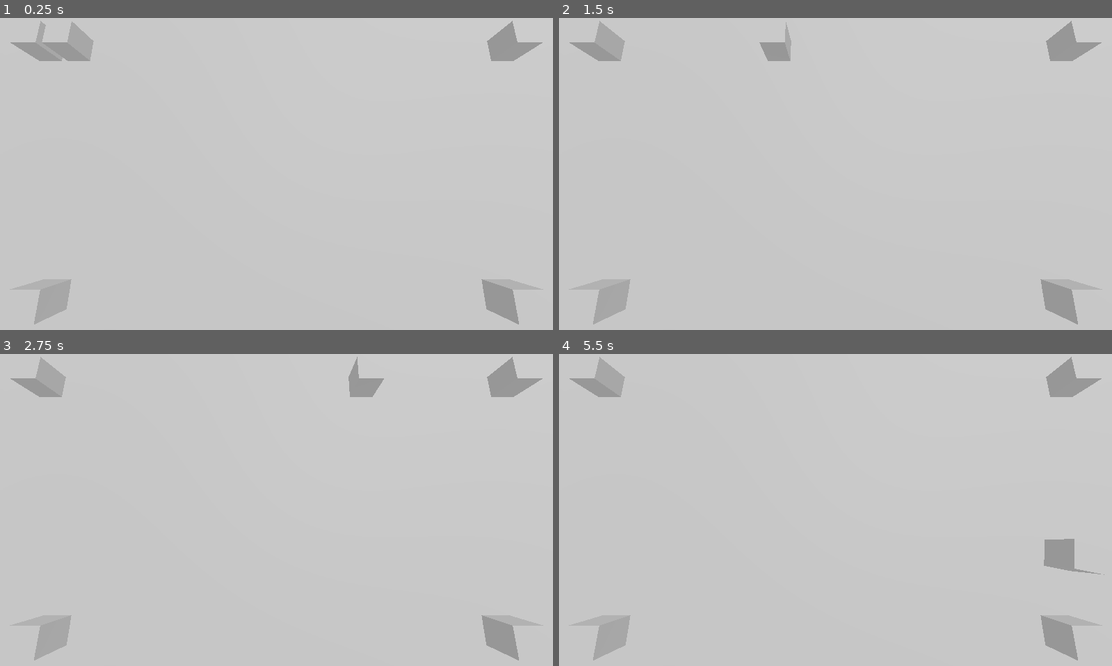
Above: before the commit, frames 1-4 (two rows, left to right).
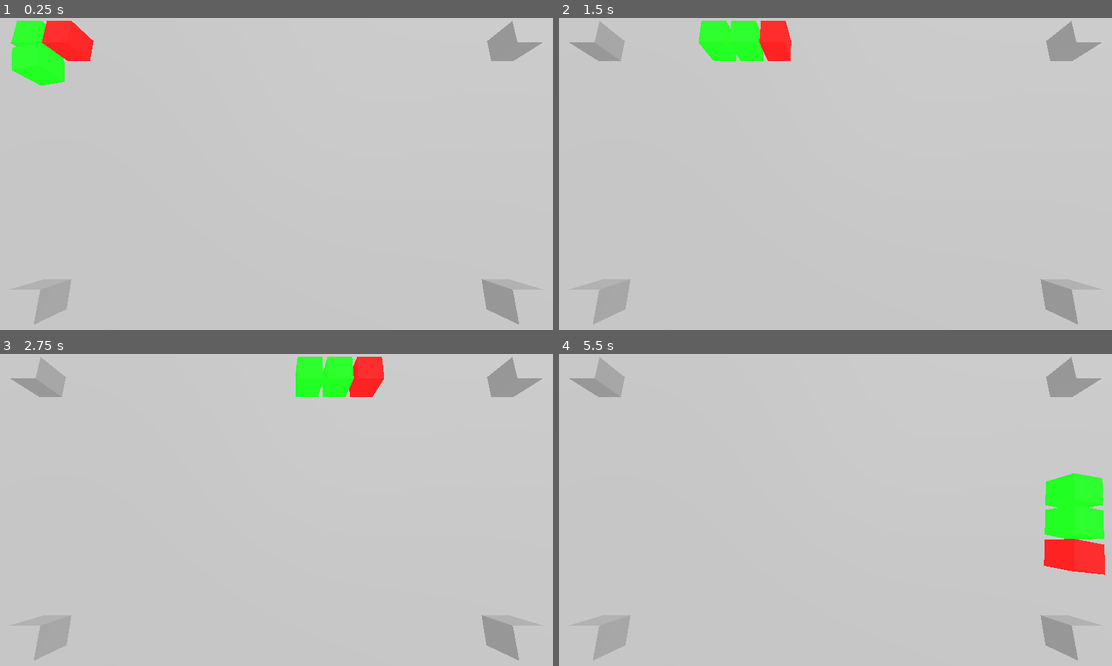
Above: after the commit, the same moments.

Repository: squirrelsoftcompany/LD54
Game: Godot game, scene res://_scenes/main.tscn
Two runs of this game, one before a commit and one after it. Both use one fixed random seed, a clock stepped at 60 frames per second and the inputs below.
Inputs:
- Up to frame 1 (0.25 s): no input
- Up to frame 2 (1.5 s): no input
- Up to frame 3 (2.75 s): no input
- Up to frame 4 (5.5 s): no input

The runs differ from the first frame. In frame 1, 2.3% of the frame differs, in the area x 2-17%, y 0-22%; in frame 2, 2.0%; in frame 3, 1.9%; in frame 4, 3.1%, in the area x 87-99%, y 38-71%.

Commit message:
train & wagons

Diff:
--- a/_scenes/main.tscn
+++ b/_scenes/main.tscn
@@ -1,4 +1,7 @@
-[gd_scene load_steps=8 format=3 uid="uid://u031l22bdaes"]
+[gd_scene load_steps=9 format=3 uid="uid://u031l22bdaes"]
+
+[ext_resource type="PackedScene" uid="uid://bo70n755f56k8" path="res://_scenes/nodes/train.tscn" id="1_4b0xy"]
+[ext_resource type="PackedScene" uid="uid://diyr61kdpr8fn" path="res://_scenes/nodes/wagon.tscn" id="2_l3b7c"]
 
 [sub_resource type="ProceduralSkyMaterial" id="ProceduralSkyMaterial_odkk1"]
 sky_top_color = Color(1, 1, 1, 1)
@@ -26,20 +29,6 @@
 "tilts": PackedFloat32Array(0, 0, 0, 0, 0)
 }
 point_count = 5
-
-[sub_resource type="GDScript" id="GDScript_khru8"]
-script/source = "extends PathFollow3D
-
-
-# Called when the node enters the scene tree for the first time.
-func _ready() -> void:
-	pass # Replace with function body.
-
-@export var speed : float = 10 # m/s
-# Called every frame. 'delta' is the elapsed time since the previous frame.
-func _process(delta: float) -> void:
-	progress += delta * speed;
-"
 
 [node name="Node3D" type="Node3D"]
 
@@ -76,12 +65,13 @@
 [node name="Path3D" type="Path3D" parent="."]
 curve = SubResource("Curve3D_fn3ir")
 
-[node name="PathFollow3D" type="PathFollow3D" parent="Path3D"]
+[node name="Train" parent="Path3D" instance=ExtResource("1_4b0xy")]
 transform = Transform3D(-4.37114e-08, 0, -1, 0, 1, 0, 1, 0, -4.37114e-08, -100, 0, -40)
-rotation_mode = 1
-script = SubResource("GDScript_khru8")
-speed = 50.0
 
-[node name="MeshInstance3D5" type="MeshInstance3D" parent="Path3D/PathFollow3D"]
-transform = Transform3D(10, 0, 0, 0, 10, 0, 0, 0, 10, 0, 5, 0)
-mesh = SubResource("BoxMesh_72xdt")
+[node name="Wagon" parent="Path3D" node_paths=PackedStringArray("pathFollowAhead") instance=ExtResource("2_l3b7c")]
+transform = Transform3D(-4.37114e-08, 0, -1, 0, 1, 0, 1, 0, -4.37114e-08, -100, 0, -40)
+pathFollowAhead = NodePath("../Train")
+
+[node name="Wagon2" parent="Path3D" node_paths=PackedStringArray("pathFollowAhead") instance=ExtResource("2_l3b7c")]
+transform = Transform3D(-4.37114e-08, 0, -1, 0, 1, 0, 1, 0, -4.37114e-08, -100, 0, -40)
+pathFollowAhead = NodePath("../Wagon")
--- /dev/null
+++ b/_scenes/nodes/train.tscn
@@ -0,0 +1,31 @@
+[gd_scene load_steps=4 format=3 uid="uid://bo70n755f56k8"]
+
+[ext_resource type="Material" uid="uid://bmvxgs0acpoba" path="res://models/red.tres" id="1_o3xro"]
+
+[sub_resource type="GDScript" id="GDScript_khru8"]
+script/source = "extends PathFollow3D
+
+
+@export var speed : float = 50 # m/s
+
+
+# Called when the node enters the scene tree for the first time.
+func _ready() -> void:
+	pass # Replace with function body.
+
+
+# Called every frame. 'delta' is the elapsed time since the previous frame.
+func _process(delta: float) -> void:
+	progress += delta * speed;
+"
+
+[sub_resource type="BoxMesh" id="BoxMesh_72xdt"]
+
+[node name="Train" type="PathFollow3D"]
+rotation_mode = 1
+script = SubResource("GDScript_khru8")
+
+[node name="MeshInstance3D5" type="MeshInstance3D" parent="."]
+transform = Transform3D(10, 0, 0, 0, 10, 0, 0, 0, 10, 0, 5, 0)
+mesh = SubResource("BoxMesh_72xdt")
+surface_material_override/0 = ExtResource("1_o3xro")
--- /dev/null
+++ b/_scenes/nodes/wagon.tscn
@@ -0,0 +1,31 @@
+[gd_scene load_steps=4 format=3 uid="uid://diyr61kdpr8fn"]
+
+[ext_resource type="Material" uid="uid://dygbfjjiqumo3" path="res://models/green.tres" id="1_t7vjm"]
+
+[sub_resource type="GDScript" id="GDScript_ar4bg"]
+script/source = "extends PathFollow3D
+
+
+@export var pathFollowAhead: PathFollow3D
+@export var offset : float = 12 # m
+
+
+# Called when the node enters the scene tree for the first time.
+func _ready() -> void:
+	pass # Replace with function body.
+
+
+# Called every frame. 'delta' is the elapsed time since the previous frame.
+func _process(_delta: float) -> void:
+	progress = pathFollowAhead.progress - offset
+"
+
+[sub_resource type="BoxMesh" id="BoxMesh_72xdt"]
+
+[node name="Wagon" type="PathFollow3D"]
+script = SubResource("GDScript_ar4bg")
+
+[node name="MeshInstance3D5" type="MeshInstance3D" parent="."]
+transform = Transform3D(10, 0, 0, 0, 10, 0, 0, 0, 10, 0, 5, 0)
+mesh = SubResource("BoxMesh_72xdt")
+surface_material_override/0 = ExtResource("1_t7vjm")
